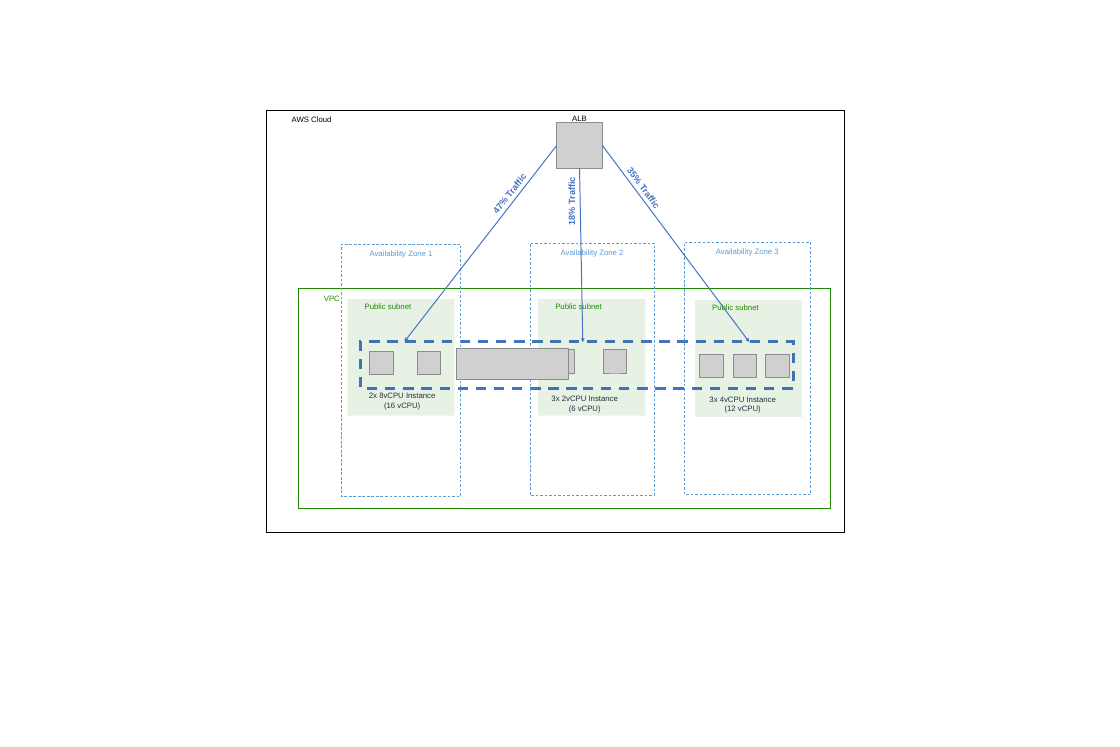
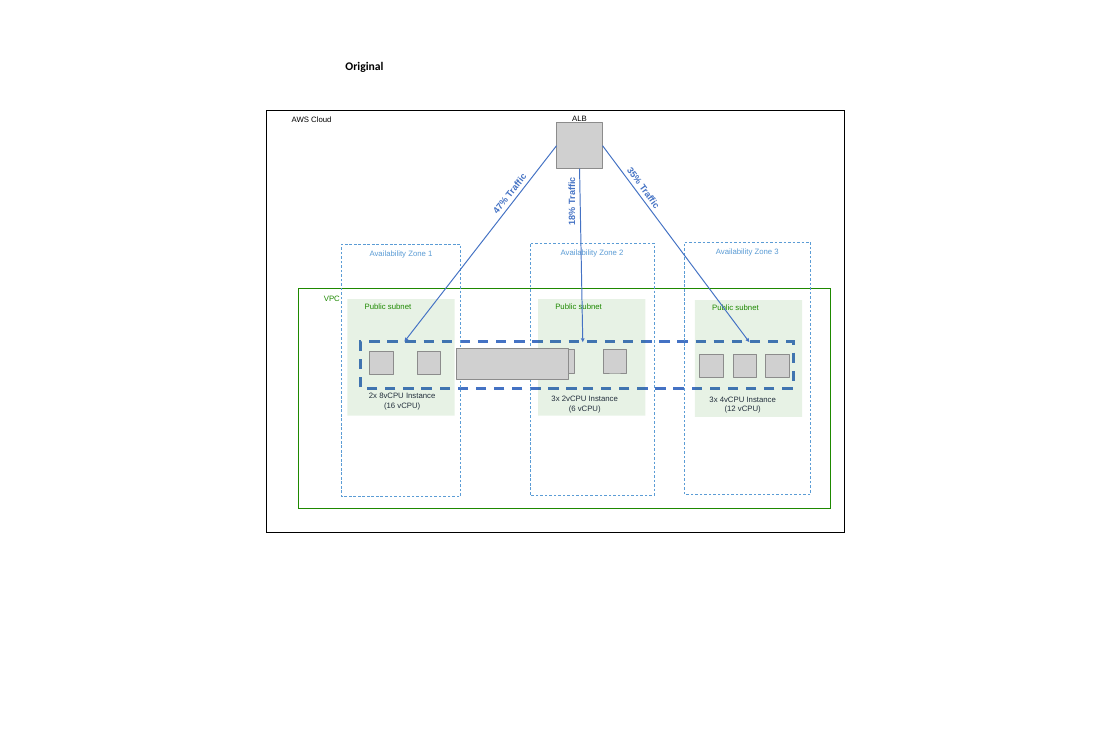
Before and after one commit to aws-quickstart/quickstart-netapp-spot-elastigroup, a slide deck: slide 2 of docs/deployment_guide/images/elastigroup-quickstart-architecture-diagram.pptx (slide 1 before the commit). Drawn at 1120x747 pixels with LibreOffice and Linux fonts; fonts in the diff are those of the drawing; grey boxes stand for pictures; background and template pictures are left out. Boxes give left, top, right and bottom in pixels: in the first picture for what was removed or moved away, otherwise in the second. Text is boxed around its words. In the diff, an @@ line names an element or a change of style, - is before the commit and + after.

```diff
--- a/docs/deployment_guide/images/elastigroup-quickstart-architecture-diagram.pptx
+++ b/docs/deployment_guide/images/elastigroup-quickstart-architecture-diagram.pptx
@@ text added at <box>345,62,383,72</box>, 18 pt, text #000000, bold @@
+Original
```
Also in this commit, not shown: 1 slide added, 3 other files.
